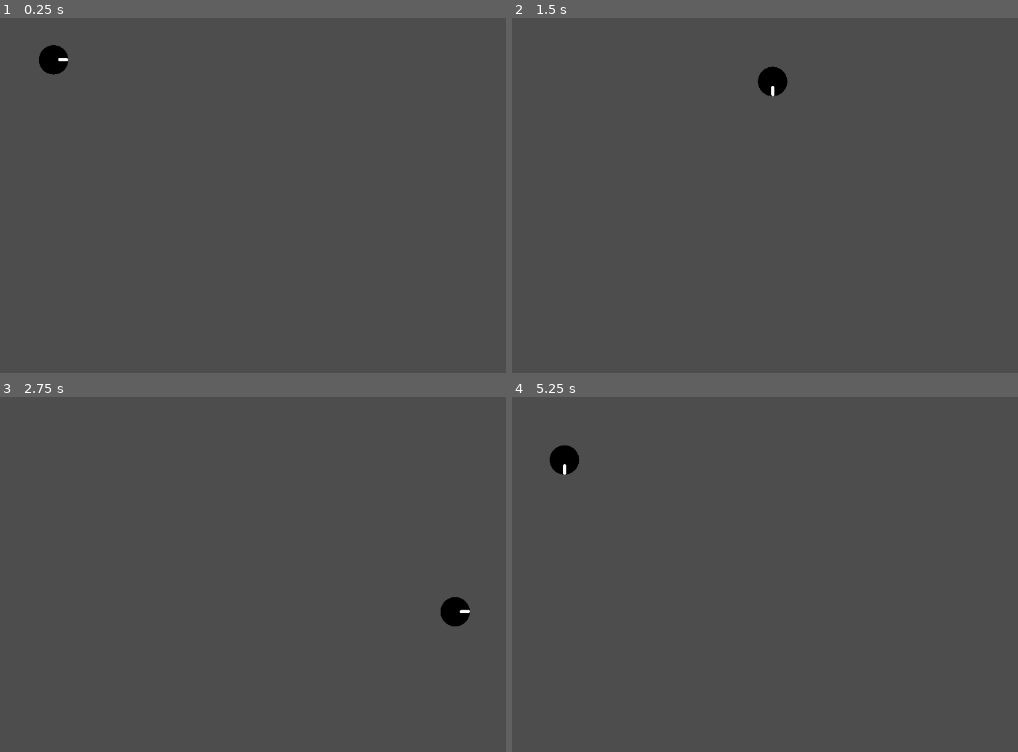
Above: before the commit, frames 1-4 (two rows, left to right).
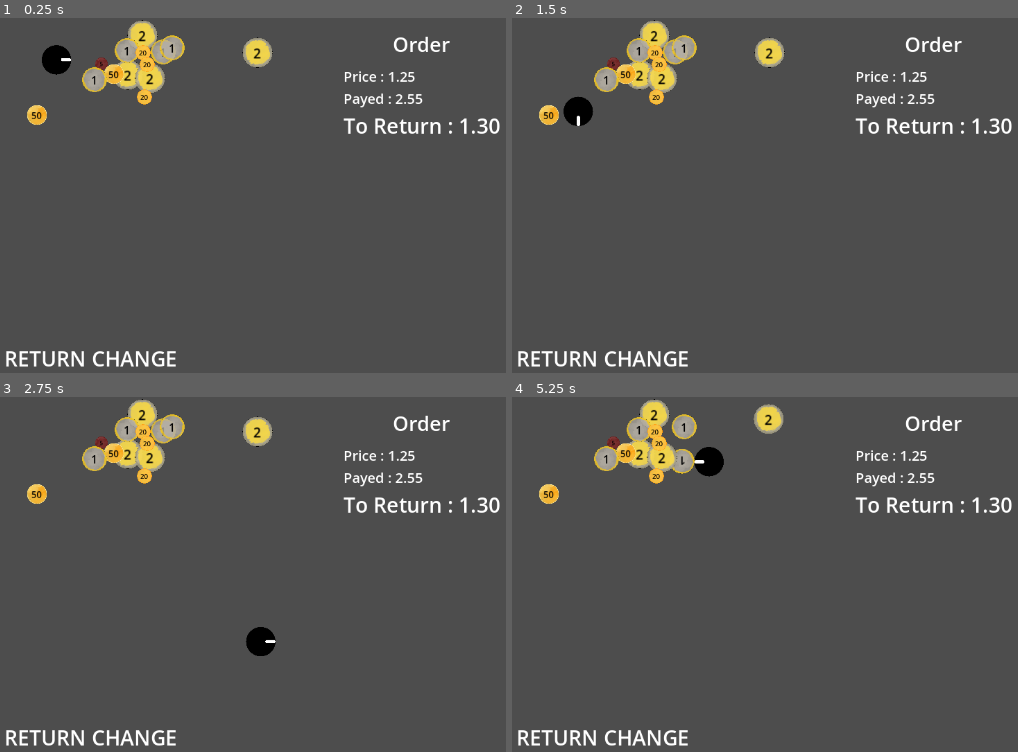
Above: after the commit, the same moments.

Repository: library-rat/LudumJam56
Game: Godot game, scene res://vending_machine.tscn
Same seed, same stepped clock (60 frames per second), same inputs: the game is played once before the commit and once after it.
Inputs:
- Up to frame 1 (0.25 s): no input
- Up to frame 2 (1.5 s): tap Enter (grab) at 0.5, 1.35 s; hold Right (right) 0.53-1.28 s; hold Enter (grab) 0.53-1.28 s; hold Down (down) from 1.28 s (still down)
- Up to frame 3 (2.75 s): release Down (down) at 2.03 s; hold Right (right) from 2.03 s (still down); hold Enter (grab) from 2.03 s (still down)
- Up to frame 4 (5.25 s): release Right (right) at 2.78 s; release Enter (grab) at 2.78 s; hold Up (up) 2.78-3.53 s; tap Enter (grab) at 2.85, 4.35 s; hold Enter (grab) 3.53-4.28 s; hold Left (left) 3.53-5.03 s; hold Down (down) from 5.03 s (still down); hold Enter (grab) from 5.03 s (still down)

The runs differ from the first frame. In frame 1, 4.9% of the frame differs, in the area x 1-99%, y 0-99%; in frame 2, 5.6%; in frame 3, 5.6%; in frame 4, 5.7%.

Commit message:
adding coin visual + return coin with update of money

Diff:
--- a/changelings.tscn
+++ b/changelings.tscn
@@ -10,7 +10,7 @@
 radius = 5.0
 
 [sub_resource type="RectangleShape2D" id="RectangleShape2D_if7x6"]
-size = Vector2(91, 42)
+size = Vector2(68.5, 42)
 
 [node name="Changelings" type="CharacterBody2D" groups=["Changeling"]]
 script = ExtResource("1_mxpwx")
@@ -30,6 +30,6 @@
 shape = SubResource("CapsuleShape2D_y3c5o")
 
 [node name="CoinHitBox" type="CollisionShape2D" parent="."]
-position = Vector2(23, -1)
+position = Vector2(11.75, -1)
 shape = SubResource("RectangleShape2D_if7x6")
 disabled = true
--- a/coin.gd
+++ b/coin.gd
@@ -1,11 +1,43 @@
 extends StaticBody2D
 
+var possibleValues : Array = [5, 20, 50, 100, 200]
+var textureValues : Array = [preload("res://CoinsPNG/CoinRed.png"),preload("res://CoinsPNG/CoinOrange.png"), preload("res://CoinsPNG/CoinOrangePale.png"),
+preload("res://CoinsPNG/CoinGreyOrange.png"), preload("res://CoinsPNG/Coin2euro.png")]
 
-
+var value : int
 # Called when the node enters the scene tree for the first time.
 func _ready() -> void:
-	pass # Replace with function body.
 
+	set_value(possibleValues[randi()%5])
+
+func set_value(value :int):
+	match value :
+		5 :
+			$Sprite2D.texture = textureValues[0]
+			scale.x = 0.5
+			scale.y = 0.5
+			$Label.text = "5"
+		20 :
+			$Sprite2D.texture = textureValues[1]
+			scale.x = 0.6
+			scale.y = 0.6
+			$Label.text = "20"
+		50 :
+			$Sprite2D.texture = textureValues[2]
+			scale.x = 0.8
+			scale.y = 0.8
+			$Label.text = "50"
+		100 :
+			$Sprite2D.texture = textureValues[3]
+			scale.x = 1
+			scale.y = 1
+			$Label.text = "1"
+		200 :
+			$Sprite2D.texture = textureValues[4]
+			scale.x = 1.2
+			scale.y = 1.2
+			$Label.text = "2"
+	self.value = value
 
 # Called every frame. 'delta' is the elapsed time since the previous frame.
 func drop():
--- a/coin.tscn
+++ b/coin.tscn
@@ -1,6 +1,7 @@
-[gd_scene load_steps=3 format=3 uid="uid://bk6lcsaxw4pt"]
+[gd_scene load_steps=4 format=3 uid="uid://bk6lcsaxw4pt"]
 
 [ext_resource type="Script" path="res://coin.gd" id="1_n8o5p"]
+[ext_resource type="Texture2D" uid="uid://cyoqf5au1u4wf" path="res://CoinsPNG/CoinRed.png" id="2_ueu3s"]
 
 [sub_resource type="CircleShape2D" id="CircleShape2D_vqpm5"]
 radius = 19.105
@@ -14,3 +15,22 @@
 shape = SubResource("CircleShape2D_vqpm5")
 
 [node name="Sprite2D" type="Sprite2D" parent="."]
+scale = Vector2(0.07, 0.07)
+texture = ExtResource("2_ueu3s")
+
+[node name="Label" type="Label" parent="."]
+anchors_preset = 8
+anchor_left = 0.5
+anchor_top = 0.5
+anchor_right = 0.5
+anchor_bottom = 0.5
+offset_left = -20.0
+offset_top = -11.5
+offset_right = 20.0
+offset_bottom = 11.5
+grow_horizontal = 2
+grow_vertical = 2
+theme_override_colors/font_color = Color(0, 0, 0, 1)
+text = "50"
+horizontal_alignment = 1
+vertical_alignment = 1
--- /dev/null
+++ b/returner.gd
@@ -0,0 +1,22 @@
+extends StaticBody2D
+signal returnedCoin (retValue :int)
+
+
+func store(coin :StaticBody2D):
+	var addvalue = coin.value
+	emit_signal("returnedCoin", addvalue)
+	coin.get_parent().remove_child(coin)
+
+
+func _on_area_2d_body_entered(body: Node2D) -> void:
+
+	if body.is_in_group("Changeling") :
+		body.container = self
+
+
+func _on_area_2d_body_exited(body: Node2D) -> void:
+	if body.is_in_group("Changeling") :
+		body.container = null
+
+func is_empty():
+	return true
--- /dev/null
+++ b/returner.tscn
@@ -0,0 +1,36 @@
+[gd_scene load_steps=4 format=3 uid="uid://cfpxr3vtv3hgh"]
+
+[ext_resource type="Script" path="res://returner.gd" id="1_kxxdl"]
+
+[sub_resource type="RectangleShape2D" id="RectangleShape2D_0dut2"]
+size = Vector2(104, 78)
+
+[sub_resource type="RectangleShape2D" id="RectangleShape2D_6dwtu"]
+size = Vector2(101, 56)
+
+[node name="Returner" type="StaticBody2D"]
+script = ExtResource("1_kxxdl")
+
+[node name="CollisionShape2D" type="CollisionShape2D" parent="."]
+position = Vector2(42, 29)
+shape = SubResource("RectangleShape2D_0dut2")
+
+[node name="Area2D" type="Area2D" parent="."]
+position = Vector2(44, -31)
+
+[node name="CollisionShape2D" type="CollisionShape2D" parent="Area2D"]
+position = Vector2(-0.5, 18)
+shape = SubResource("RectangleShape2D_6dwtu")
+
+[node name="Label" type="Label" parent="."]
+offset_left = -87.0
+offset_top = 83.0
+offset_right = 162.0
+offset_bottom = 125.0
+theme_override_font_sizes/font_size = 30
+text = "RETURN CHANGE"
+horizontal_alignment = 1
+vertical_alignment = 1
+
+[connection signal="body_entered" from="Area2D" to="." method="_on_area_2d_body_entered"]
+[connection signal="body_exited" from="Area2D" to="." method="_on_area_2d_body_exited"]
--- a/stockage_piece.gd
+++ b/stockage_piece.gd
@@ -15,6 +15,7 @@
 	storage = coin
 	coin.get_parent().remove_child(coin)
 	$LabelStore.visible = false
+	updateGrabLabel()
 	$LabelGrab.visible = true
 
 
@@ -36,14 +37,19 @@
 				$LabelStore.visible = true
 		else:
 			if ! is_empty():
-
+				updateGrabLabel()
 				$LabelGrab.visible = true
 
 func _on_detect_player_area_body_exited(body: Node2D) -> void:
-	body.container = null
 	if body.is_in_group("Changeling") :
+		body.container = null
 		$LabelStore.visible = false
 		$LabelGrab.visible = false
 
 func is_empty():
 	return storage==null
+
+func updateGrabLabel():
+	if storage :
+		var val = storage.value
+		$LabelGrab.text = "GRAB: %d.%d%d" %[val/100, val %100/10, val%10]
--- a/ui.gd
+++ b/ui.gd
@@ -34,3 +34,7 @@
 
 	if ToReturn == 0 :
 		init_order()
+
+
+func _on_returner_returned_coin(retValue: int) -> void:
+	removeValue(retValue)
--- a/vending_machine.tscn
+++ b/vending_machine.tscn
@@ -1,8 +1,10 @@
-[gd_scene load_steps=4 format=3 uid="uid://8ri14e1pcj4p"]
+[gd_scene load_steps=6 format=3 uid="uid://8ri14e1pcj4p"]
 
 [ext_resource type="PackedScene" uid="uid://2juu2pkmlvmy" path="res://changelings.tscn" id="1_nrla2"]
 [ext_resource type="PackedScene" uid="uid://bk6lcsaxw4pt" path="res://coin.tscn" id="2_elqip"]
 [ext_resource type="PackedScene" uid="uid://dgqs72386g4cc" path="res://stockage_piece.tscn" id="3_yc7bx"]
+[ext_resource type="PackedScene" uid="uid://cfpxr3vtv3hgh" path="res://returner.tscn" id="4_6ik8m"]
+[ext_resource type="PackedScene" uid="uid://b0ie7bflnowvq" path="res://ui.tscn" id="5_gft32"]
 
 [node name="VendingMachine" type="Sprite2D" groups=["VendingMachine"]]
 
@@ -10,10 +12,60 @@
 position = Vector2(484, 61)
 
 [node name="Coin" parent="." instance=ExtResource("2_elqip")]
-position = Vector2(521, 61)
+position = Vector2(588, 82)
+
+[node name="Coin5" parent="." instance=ExtResource("2_elqip")]
+position = Vector2(609, 25)
+
+[node name="Coin6" parent="." instance=ExtResource("2_elqip")]
+position = Vector2(587, 47)
+
+[node name="Coin7" parent="." instance=ExtResource("2_elqip")]
+position = Vector2(620, 87)
+
+[node name="Coin8" parent="." instance=ExtResource("2_elqip")]
+position = Vector2(639, 49)
+
+[node name="Coin9" parent="." instance=ExtResource("2_elqip")]
+position = Vector2(652, 43)
+
+[node name="Coin10" parent="." instance=ExtResource("2_elqip")]
+position = Vector2(610, 50)
+
+[node name="Coin11" parent="." instance=ExtResource("2_elqip")]
+position = Vector2(612, 114)
+
+[node name="Coin12" parent="." instance=ExtResource("2_elqip")]
+position = Vector2(616, 67)
+
+[node name="Coin13" parent="." instance=ExtResource("2_elqip")]
+position = Vector2(457, 140)
+
+[node name="Coin14" parent="." instance=ExtResource("2_elqip")]
+position = Vector2(775, 50)
+
+[node name="Coin3" parent="." instance=ExtResource("2_elqip")]
+position = Vector2(568, 81)
+
+[node name="Coin4" parent="." instance=ExtResource("2_elqip")]
+position = Vector2(550, 66)
 
 [node name="Coin2" parent="." instance=ExtResource("2_elqip")]
 position = Vector2(540, 89)
 
 [node name="Stockage_piece" parent="." instance=ExtResource("3_yc7bx")]
 position = Vector2(327, 41)
+
+[node name="Returner" parent="." instance=ExtResource("4_6ik8m")]
+position = Vector2(497, 387)
+
+[node name="UI" parent="." instance=ExtResource("5_gft32")]
+anchors_preset = 11
+anchor_left = 1.0
+offset_left = 1151.0
+offset_top = -1.0
+offset_right = 1151.0
+offset_bottom = -1.0
+grow_horizontal = 0
+
+[connection signal="returnedCoin" from="Returner" to="UI" method="_on_returner_returned_coin"]
Binary file added: CoinsPNG/Coin2euro.png
Not shown, added: CoinsPNG/Coin2euro.png.import
Binary file added: CoinsPNG/CoinGreyOrange.png
Not shown, added: CoinsPNG/CoinGreyOrange.png.import
Binary file added: CoinsPNG/CoinOrange.png
Not shown, added: CoinsPNG/CoinOrange.png.import
Binary file added: CoinsPNG/CoinOrangePale.png
Not shown, added: CoinsPNG/CoinOrangePale.png.import
Binary file added: CoinsPNG/CoinRed.png
Not shown, added: CoinsPNG/CoinRed.png.import
